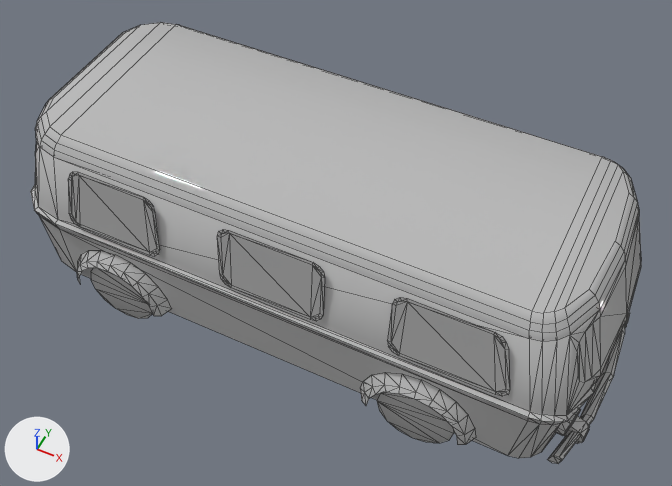
The FBX model Assets/CrowdMatch/Models/Bus.fbx: old version first, new version second.
Before and after are seen from a 50 mm lens placed at (0.859, -1.681, 2.025), pointed at (0.035, -0.031, -0.037). Every picture has the same lights, and +X, +Y and +Z are marked at lower left. The older version comes first. Mesh edges are drawn as thin lines. Where no turn or scale is listed for an object, it has been applied to the vertices.

The older version as bpy lines, for what is in view:
```python
me_mesh = bpy.data.meshes.new('Mesh')
me_mesh.from_pydata(...)  # 80 vertices, 68 faces; spans x -0.83..0.83, y -0.33..0.33, z -0.03..0.03
me_mesh.materials.append(mat_material__515)  # its picture is missing
me_mesh_001 = bpy.data.meshes.new('Mesh.001')
me_mesh_001.from_pydata(...)  # 736 vertices, 1046 faces; spans x -0.9..0.9, y -0.4..0.4, z -0.29..0.29
# faces by material slot: [560, 432, 54]
me_mesh_001.materials.append(mat_material__266)  # its picture is missing
me_mesh_001.materials.append(mat_material__515)  # its picture is missing
me_mesh_001.materials.append(mat_19___default)  # grey #bcbcbc
ob_bus01 = bpy.data.objects.new('Bus01', me_mesh_001)
ob_bus01.location = (0.001, 0.0, -0.024)
ob_bus02 = bpy.data.objects.new('Bus02', me_mesh)
ob_bus02.location = (-0.004, 0.0, 0.285)
```
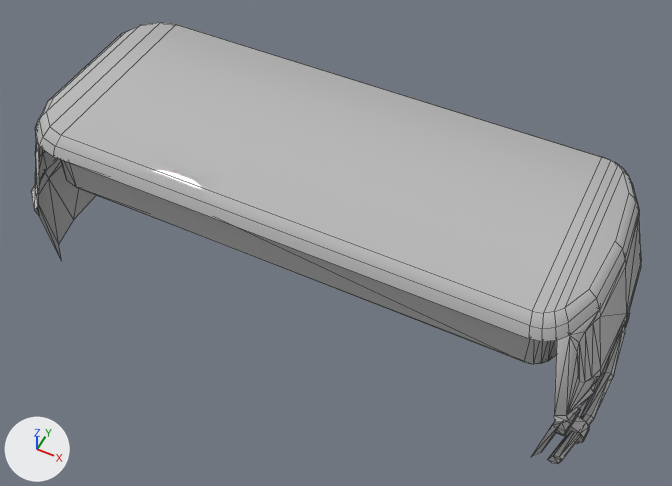
Pixel boxes (x1, y1, x2, y2) of what changed, in the pictures (672 x 486 px; the box of a moved part takes in the faces that stretch with it):
part 1 of me_mesh, moved or reshaped
    before: (35, 25, 639, 342)
    after: (35, 33, 639, 342)
part 2 of me_mesh_001, deleted
    before: (68, 172, 510, 445)
part 3 of me_mesh_001, deleted
    before: (34, 147, 557, 458)

What the commit changed:
me_mesh_001 is used by ob_bus01; location (0.001, 0.0, -0.024).
me_mesh_001 had 736 vertices, 1046 faces and spanned x -0.9..0.9, y -0.4..0.4, z -0.29..0.29.
me_mesh_001 now has 530 vertices, 768 faces and spans x -0.9..0.9, y -0.35..0.4, z -0.29..0.29.
me_mesh_001 part 2: 7 loose pieces with 194 vertices, spanning x -0.7..0.68, y -0.4..-0.34, z -0.29..0.27, are deleted.
Part 3, on me_mesh_001:
12 vertices are removed from x -0.72..0.77, y -0.37..-0.36, z -0.2..0.04.
32 faces are deleted.
me_mesh is used by ob_bus02; location (-0.004, 0.0, 0.285).
me_mesh had 80 vertices, 68 faces and spanned x -0.83..0.83, y -0.33..0.33, z -0.03..0.03.
me_mesh now has 60 vertices, 48 faces and spans x -0.83..0.83, y -0.33..0.33, z -0.03..0.03.
Part 1, on me_mesh:
40 vertices are removed from x -0.82..0.82, y -0.32..0.32, z -0.01..0.02.
60 faces are deleted.
20 vertices are added at x -0.81..0.81, y -0.32..0.32, z 0.0..0.01.
40 new faces join them.
